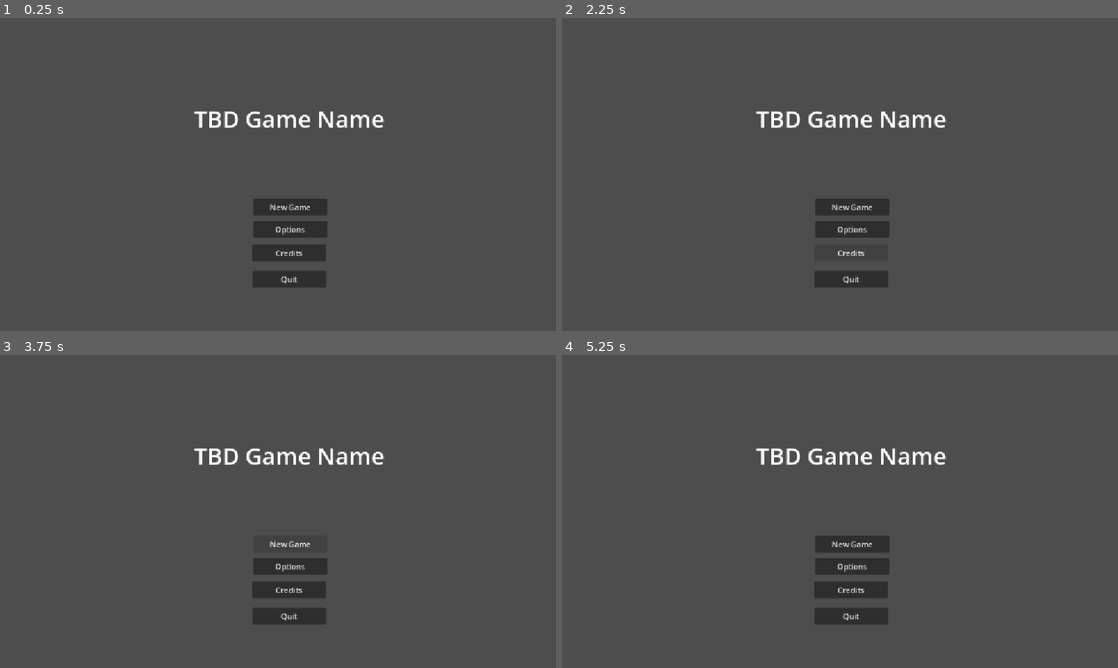
Above: before the commit, frames 1-4 (two rows, left to right).
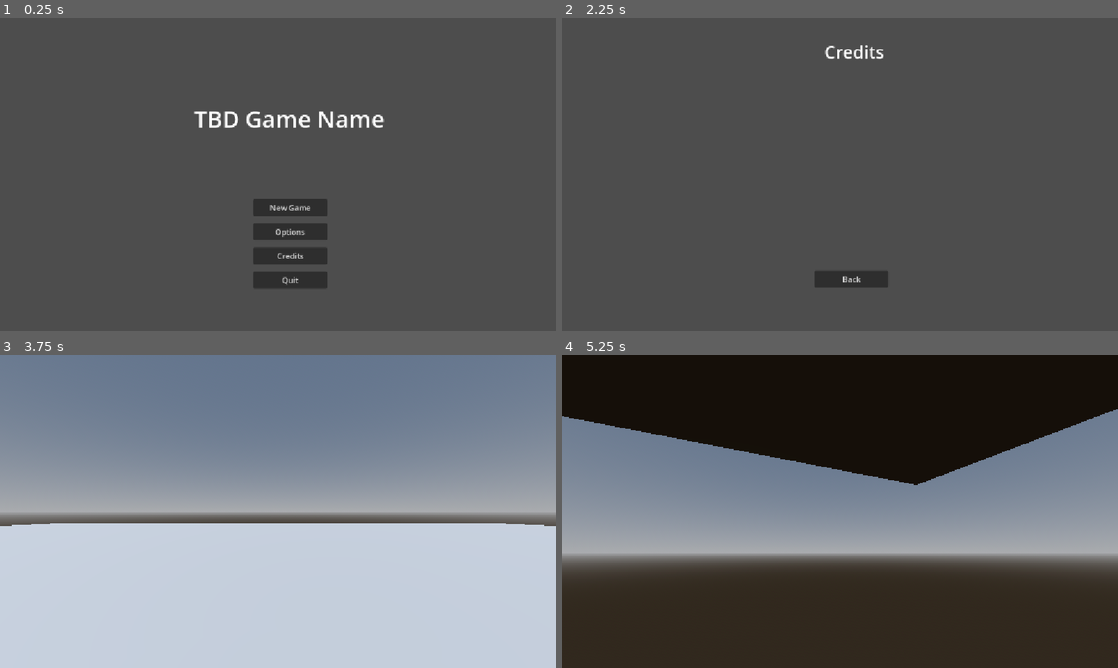
Above: after the commit, the same moments.

Repository: Game-Jam-Studio/Brackeys-Jam-2026.2
Game: Godot game, scene res://Scenes/Menus/Main Menu/main_menu.tscn
The game is run twice, just before and just after one commit, with the same random seed, the same clock (stepped at 60 frames per second) and the same inputs. This scene is started directly instead of the project's main scene.
Inputs (mouse positions are in pixels of both pictures, inside the frame that each line leads up to):
- Up to frame 1 (0.25 s): no input
- Up to frame 2 (2.25 s): click "Options" at 0.5 s; click (851, 265) at 1.25 s, where only the run after the commit has a clickable "Back"; click "Credits" at 2 s
- Up to frame 3 (3.75 s): click (289, 614) at 2.75 s, where only the run after the commit has a clickable "Back"; click "New Game" at 3.5 s
- Up to frame 4 (5.25 s): click (851, 542) at 4.25 s, where only the run before the commit has a clickable "New Game"; tap Enter (ui_accept) at 5 s; move the mouse to (962, 495) at 5.02 s; hold Right (ui_right) from 5.03 s (still down); click (962, 495) at 5.17 s

The runs differ from the first frame. In frame 1, 0.7% of the frame differs, in the area x 45-59%, y 59-87%; in frame 2, 2.4%; in frame 3, 98%, in the area x 0-100%, y 0-100%; in frame 4, 96%.
Error before the commit: Parse Error: Too few arguments for "change_scene_to_file()" call. Expected at least 1 but received 0. (res://Scenes/Menus/Main)

Commit message:
Set Main Menu as default scene and fixed options menu

Diff:
--- a/brackeys-jam-2026.2/Scenes/Menus/Main Menu/main_menu.gd
+++ b/brackeys-jam-2026.2/Scenes/Menus/Main Menu/main_menu.gd
@@ -16,7 +16,7 @@
 
 
 func _on_options_pressed() -> void:
-	get_tree().change_scene_to_file("res://Scenes/Menus/Options/options.gd")
+	get_tree().change_scene_to_file("res://Scenes/Menus/Options/options.tscn")
 
 
 func _on_quit_pressed() -> void:
@@ -24,4 +24,4 @@
 
 
 func _on_credits_pressed() -> void:
-	get_tree().change_scene_to_file()
+	get_tree().change_scene_to_file("res://Scenes/Menus/Credits/credits.tscn")
--- a/brackeys-jam-2026.2/Scenes/Menus/Main Menu/main_menu.tscn
+++ b/brackeys-jam-2026.2/Scenes/Menus/Main Menu/main_menu.tscn
@@ -24,34 +24,34 @@
 [node name="New Game" type="Button" parent="button_manager" unique_id=288408914]
 layout_mode = 0
 offset_left = 525.0
-offset_top = 374.0
+offset_top = 375.0
 offset_right = 678.0
-offset_bottom = 409.0
+offset_bottom = 410.0
 text = "New Game"
 
 [node name="Options" type="Button" parent="button_manager" unique_id=2027421149]
 layout_mode = 0
 offset_left = 525.0
-offset_top = 420.0
+offset_top = 425.0
 offset_right = 678.0
-offset_bottom = 455.0
+offset_bottom = 460.0
 text = "Options
 "
 
 [node name="Credits" type="Button" parent="button_manager" unique_id=1333945265]
 layout_mode = 0
-offset_left = 522.0
-offset_top = 469.0
-offset_right = 675.0
-offset_bottom = 504.0
+offset_left = 525.0
+offset_top = 475.0
+offset_right = 678.0
+offset_bottom = 510.0
 text = "Credits"
 
 [node name="Quit" type="Button" parent="button_manager" unique_id=231071800]
 layout_mode = 0
-offset_left = 523.0
-offset_top = 523.0
-offset_right = 676.0
-offset_bottom = 558.0
+offset_left = 525.0
+offset_top = 525.0
+offset_right = 678.0
+offset_bottom = 560.0
 text = "Quit"
 
 [connection signal="pressed" from="button_manager/New Game" to="." method="_on_new_game_pressed"]
